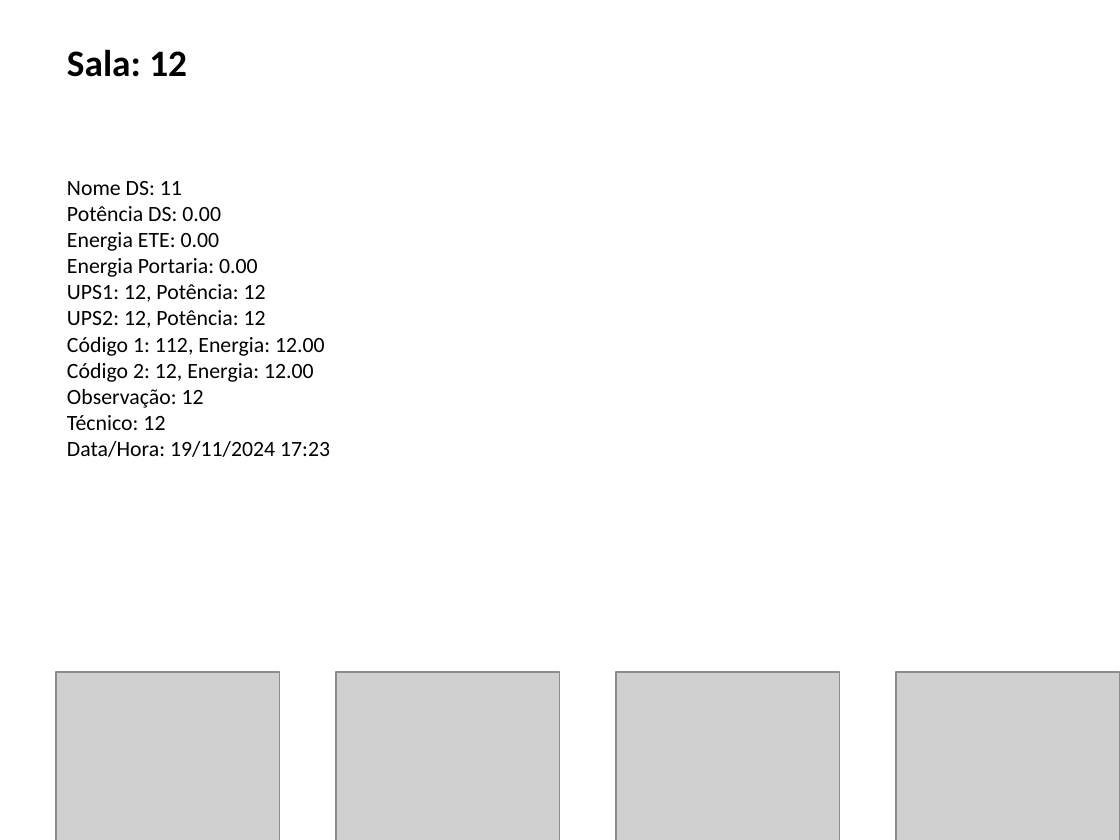
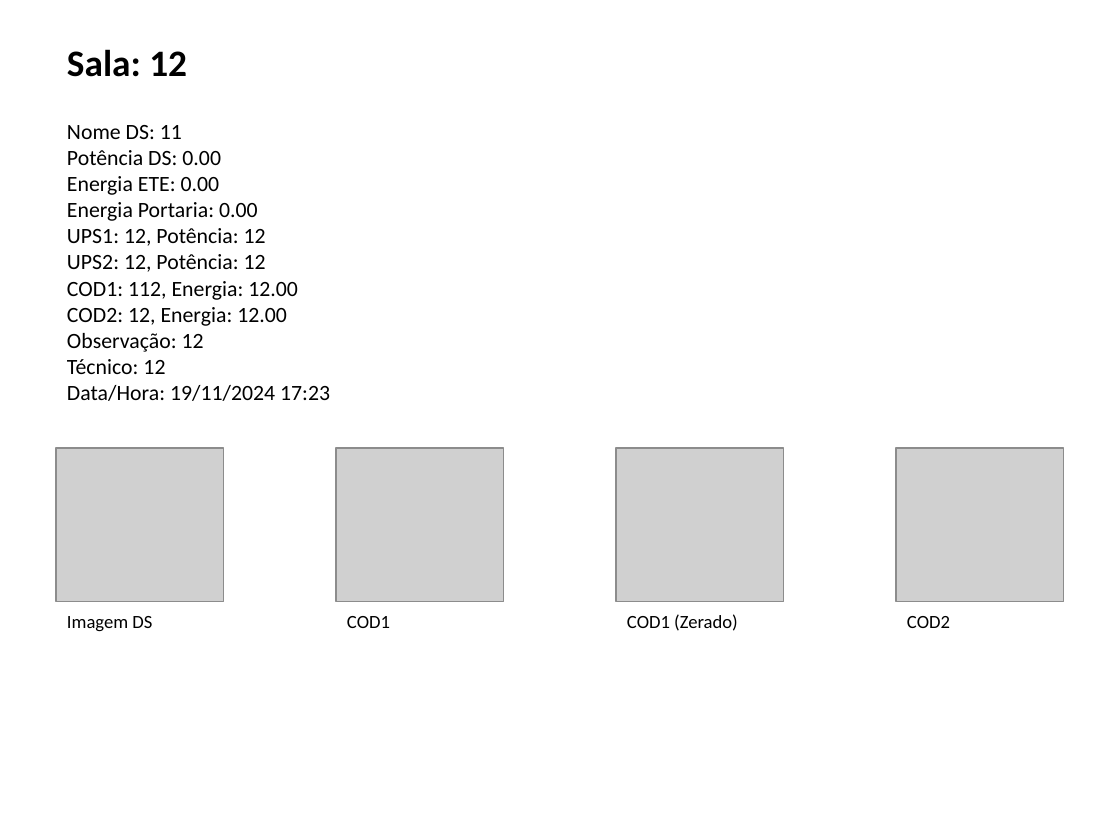
Before and after one commit to genilsonaraujo/ORM, a slide deck: slide 3 of relatorios/relatorio_salas.ppsx (slide 2 before the commit). Drawn at 1120x840 pixels with LibreOffice and Linux fonts; fonts in the diff are those of the drawing; grey boxes stand for pictures; background and template pictures are left out. Boxes give left, top, right and bottom in pixels: in the first picture for what was removed or moved away, otherwise in the second. Text is boxed around its words. In the diff, an @@ line names an element or a change of style, - is before the commit and + after.

```diff
--- a/relatorios/relatorio_salas.ppsx
+++ b/relatorios/relatorio_salas.ppsx
@@ text "Nome DS: 11" moved from (x1=67, y1=181, x2=330, y2=457) to (x1=67, y1=125, x2=330, y2=401) @@
@@ text at (x1=67, y1=281, x2=298, y2=326): text changed @@
-Código 1: 112, Energia: 12.00
-Código 2: 12, Energia: 12.00
+COD1: 112, Energia: 12.00
+COD2: 12, Energia: 12.00
@@ picture resized from (x1=56, y1=672, x2=280, y2=840) to (x1=56, y1=448, x2=224, y2=601) @@
@@ picture resized from (x1=336, y1=672, x2=560, y2=840) to (x1=336, y1=448, x2=504, y2=601) @@
@@ picture resized from (x1=616, y1=672, x2=840, y2=840) to (x1=616, y1=448, x2=784, y2=601) @@
@@ picture resized from (x1=896, y1=672, x2=1120, y2=840) to (x1=896, y1=448, x2=1064, y2=601) @@
@@ text added at (x1=67, y1=616, x2=152, y2=632), 12 pt, text #000000 @@
+Imagem DS
@@ text added at (x1=347, y1=616, x2=390, y2=628), 12 pt, text #000000 @@
+COD1
@@ text added at (x1=627, y1=614, x2=738, y2=631), 12 pt, text #000000 @@
+COD1 (Zerado)
@@ text added at (x1=907, y1=616, x2=950, y2=628), 12 pt, text #000000 @@
+COD2
```
Also in this commit, not shown: 1 other slide changed, 2 slides added, 2 other files.
